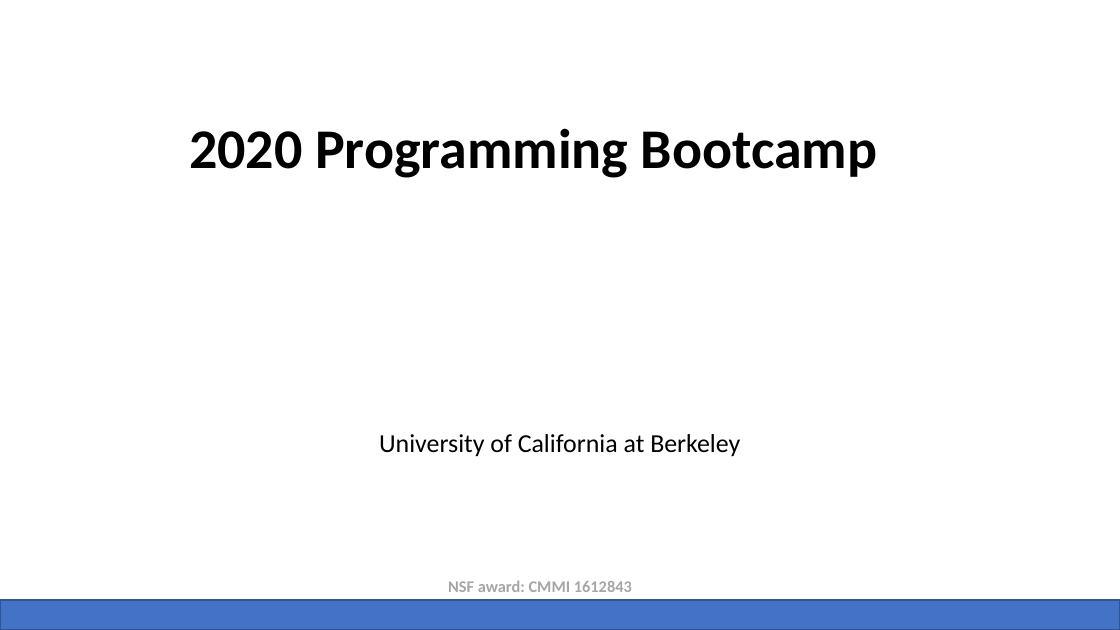
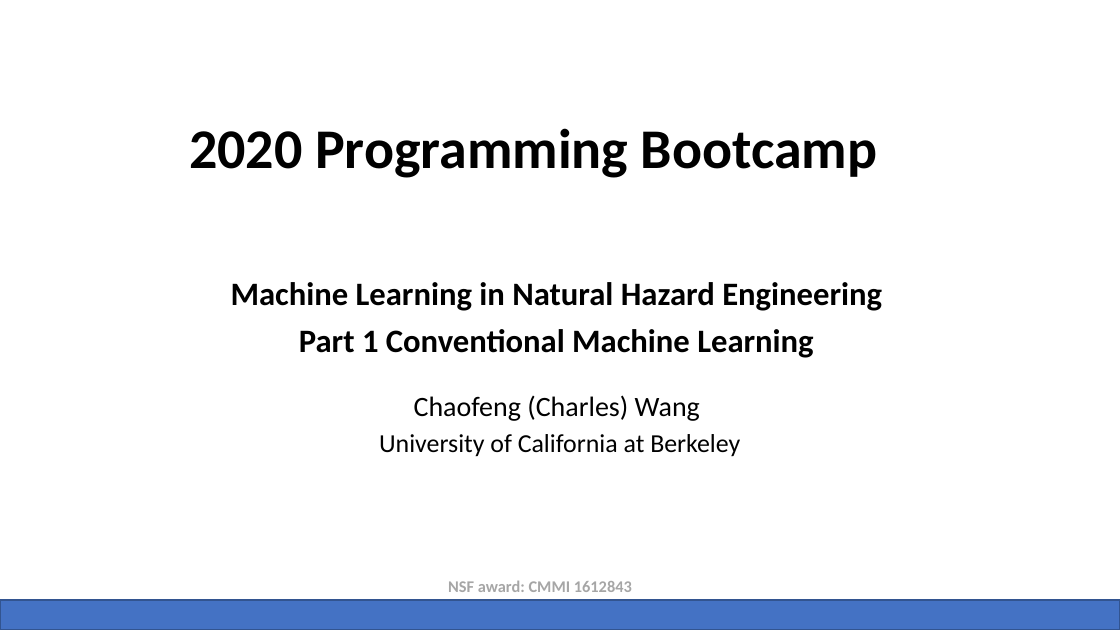
Before and after one commit to NHERI-SimCenter/SimCenterBootcamp2020, a slide deck: slide 36 of presentations/SimCenter Bootcamp Python.pptx. Drawn at 1120x630 pixels with LibreOffice and Linux fonts; fonts in the diff are those of the drawing; background and template pictures are left out. Boxes give left, top, right and bottom in pixels: in the first picture for what was removed or moved away, otherwise in the second. Text is boxed around its words. In the diff, an @@ line names an element or a change of style, - is before the commit and + after.

```diff
--- a/presentations/SimCenter Bootcamp Python.pptx
+++ b/presentations/SimCenter Bootcamp Python.pptx
@@ subtitle added at (x1=231, y1=282, x2=882, y2=358), 28 pt, text #000000, bold @@
+Machine Learning in Natural Hazard Engineering
+Part 1 Conventional Machine Learning
@@ text added at (x1=414, y1=395, x2=700, y2=421), 24 pt, text #000000 @@
+Chaofeng (Charles) Wang
```
Also in this commit, not shown: 3 slides added, 2 other files.
